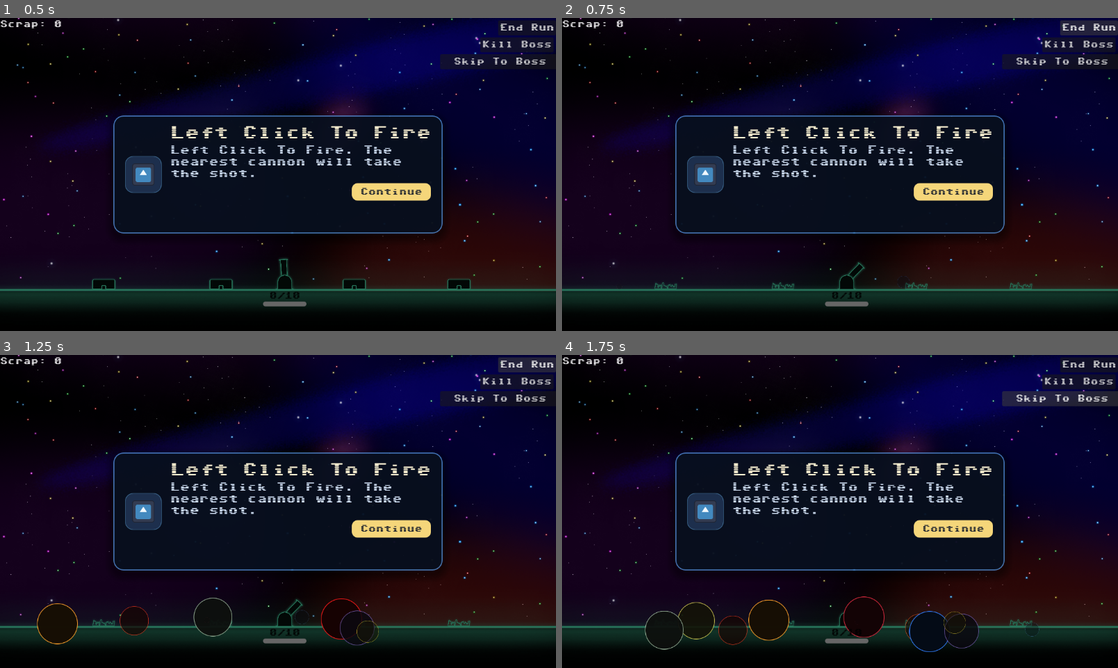
Above: before the commit, frames 1-4 (two rows, left to right).
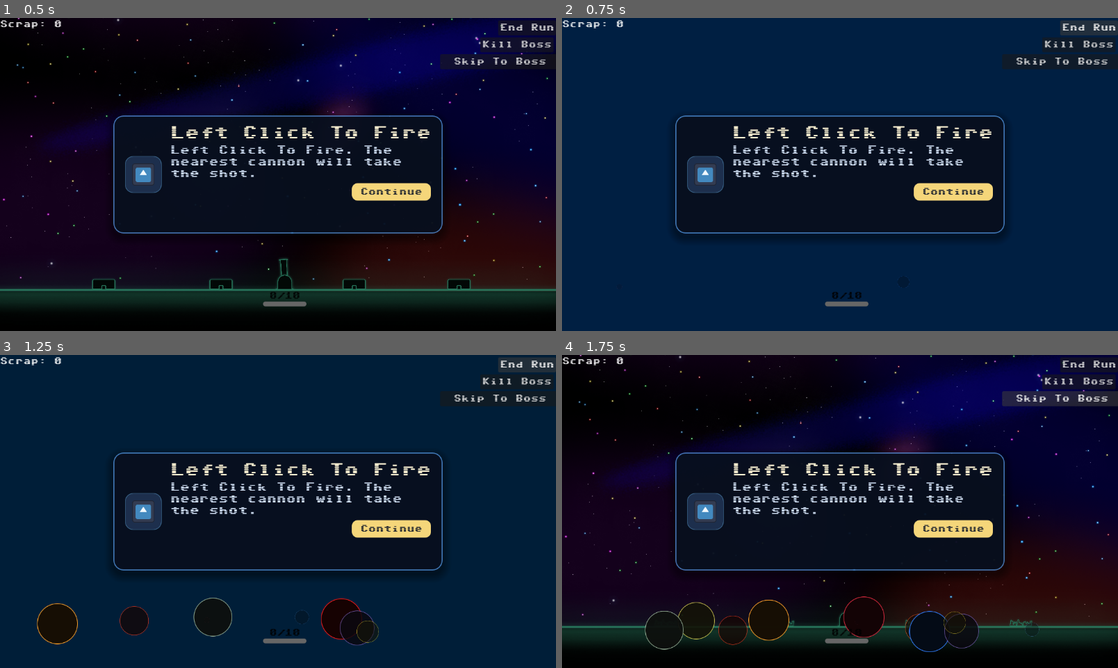
Above: after the commit, the same moments.

Repository: aceofknights/Missile-Game
Game: Godot game, scene res://Scene/Main.tscn
The game is run twice, just before and just after one commit, with the same random seed, the same clock (stepped at 60 frames per second) and the same inputs. This scene is started directly instead of the project's main scene. The engine's default icon, where the game draws it, is replaced by a stand-in: a white triangle on a blue panel in a dark square. Sound files missing from this copy of the repository are replaced by a short silence.
Inputs:
- Up to frame 1 (0.5 s): no input
- Up to frame 2 (0.75 s): click "End Run" at 0.5 s
- Up to frame 3 (1.25 s): no input
- Up to frame 4 (1.75 s): click "Skip To Boss" at 1.25 s

Frame 1 is identical in both runs. In frame 2, 74% of the frame differs, in the area x 0-100%, y 0-100%; in frame 3, 68%; in frame 4, nothing differs.

Commit message:
Use DeathParticles nodes for cannon and building death FX

Diff:
--- a/Scene/building.tscn
+++ b/Scene/building.tscn
@@ -1,12 +1,31 @@
-[gd_scene load_steps=6 format=3 uid="uid://vug46xq86s6a"]
+[gd_scene load_steps=8 format=3 uid="uid://vug46xq86s6a"]
 
 [ext_resource type="Script" path="res://Scripts/building.gd" id="1_158o7"]
 [ext_resource type="Texture2D" uid="uid://c1y6xverljf2d" path="res://assets/Player Base/building 10.png" id="2_7se5x"]
 [ext_resource type="Texture2D" uid="uid://csysf4fvu7y7a" path="res://assets/Player Base/Building Door.png" id="3_own4o"]
 [ext_resource type="Texture2D" uid="uid://dxx1rciyoc4ch" path="res://assets/Player Base/destroyed 4.png" id="4_4b5yx"]
+[ext_resource type="Texture2D" uid="uid://5senxme5ud0g" path="res://circle.png" id="5_hklt0"]
 
 [sub_resource type="RectangleShape2D" id="RectangleShape2D_ot00v"]
 size = Vector2(48, 21)
+
+[sub_resource type="ParticleProcessMaterial" id="ParticleProcessMaterial_5xla0"]
+emission_shape = 1
+emission_sphere_radius = 10.0
+direction = Vector3(1, 0, 0)
+spread = 130.0
+initial_velocity_min = 140.0
+initial_velocity_max = 340.0
+angular_velocity_min = -500.0
+angular_velocity_max = 500.0
+gravity = Vector3(0, 720, 0)
+damping_min = 20.0
+damping_max = 56.0
+scale_min = 1.5
+scale_max = 3.4
+hue_variation_min = -0.06
+hue_variation_max = 0.06
+color = Color(1, 0.8, 0.42, 1)
 
 [node name="Building" type="Area2D" groups=["building"]]
 collision_layer = 4
@@ -28,5 +47,16 @@
 scale = Vector2(0.189189, 0.225016)
 texture = ExtResource("4_4b5yx")
 
+[node name="DeathParticles" type="GPUParticles2D" parent="."]
+emitting = false
+amount = 22
+lifetime = 0.65
+one_shot = true
+explosiveness = 0.95
+local_coords = false
+fixed_fps = 60
+process_material = SubResource("ParticleProcessMaterial_5xla0")
+texture = ExtResource("5_hklt0")
+
 [node name="CollisionShape2D" type="CollisionShape2D" parent="."]
 shape = SubResource("RectangleShape2D_ot00v")
--- a/Scene/cannon.tscn
+++ b/Scene/cannon.tscn
@@ -1,10 +1,11 @@
-[gd_scene load_steps=8 format=3 uid="uid://vt8afrux1ojd"]
+[gd_scene load_steps=10 format=3 uid="uid://vt8afrux1ojd"]
 
 [ext_resource type="Script" path="res://Scripts/Cannon.gd" id="1_riktf"]
 [ext_resource type="PackedScene" uid="uid://d3kinnbojuaxp" path="res://Scene/projectile.tscn" id="2_w50be"]
 [ext_resource type="Texture2D" uid="uid://cbasc3fwp2y0p" path="res://assets/Cannon/Union.png" id="3_cluce"]
 [ext_resource type="Texture2D" uid="uid://clgmy5af1j6kx" path="res://assets/Cannon/Union-1.png" id="4_okrer"]
 [ext_resource type="Texture2D" uid="uid://b0nm856hc28wk" path="res://assets/Cannon/Destroyed cannon.png" id="5_1uwdr"]
+[ext_resource type="Texture2D" uid="uid://5senxme5ud0g" path="res://circle.png" id="6_0rmrn"]
 
 [sub_resource type="RectangleShape2D" id="RectangleShape2D_w28l3"]
 size = Vector2(60, 77)
@@ -16,6 +17,24 @@
 corner_radius_bottom_right = 5
 corner_radius_bottom_left = 5
 corner_detail = 20
+
+[sub_resource type="ParticleProcessMaterial" id="ParticleProcessMaterial_wdd2g"]
+emission_shape = 1
+emission_sphere_radius = 14.0
+direction = Vector3(1, 0, 0)
+spread = 120.0
+initial_velocity_min = 180.0
+initial_velocity_max = 460.0
+angular_velocity_min = -600.0
+angular_velocity_max = 600.0
+gravity = Vector3(0, 760, 0)
+damping_min = 30.0
+damping_max = 80.0
+scale_min = 2.0
+scale_max = 4.2
+hue_variation_min = -0.05
+hue_variation_max = 0.05
+color = Color(1, 0.85, 0.45, 1)
 
 [node name="Cannon" type="Area2D"]
 script = ExtResource("1_riktf")
@@ -38,6 +57,17 @@
 position = Vector2(9.68575e-08, 8.43)
 scale = Vector2(0.220588, 0.29907)
 texture = ExtResource("5_1uwdr")
+
+[node name="DeathParticles" type="GPUParticles2D" parent="."]
+emitting = false
+amount = 28
+lifetime = 0.7
+one_shot = true
+explosiveness = 0.9
+local_coords = false
+fixed_fps = 60
+process_material = SubResource("ParticleProcessMaterial_wdd2g")
+texture = ExtResource("6_0rmrn")
 
 [node name="CollisionShape2D" type="CollisionShape2D" parent="."]
 position = Vector2(0, -3.75)
--- a/Scripts/Cannon.gd
+++ b/Scripts/Cannon.gd
@@ -38,6 +38,7 @@
 @onready var cannon_gun: Sprite2D = get_node_or_null("CannonGun") as Sprite2D
 @onready var cannon_base: Sprite2D = get_node_or_null("CannonBase") as Sprite2D
 @onready var cannon_destroyed: Sprite2D = get_node_or_null("CannonDestroyed") as Sprite2D
+@onready var death_particles: GPUParticles2D = get_node_or_null("DeathParticles") as GPUParticles2D
 @onready var shield_sprite: Sprite2D = Sprite2D.new()
 @onready var shield_hits_label: Label = Label.new()
 @onready var muzzle_flash: Polygon2D = Polygon2D.new()
@@ -61,6 +62,7 @@
 	_setup_shield_hits_label()
 	_reset_passive_shield_for_wave()
 	_cache_visual_rest_state()
+	_configure_death_particles()
 	_refresh_visibility_state()
 	_update_overlay_positions()
 	_update_ui()
@@ -360,6 +362,7 @@
 	if cs:
 		cs.disabled = true
 	await _play_hit_reaction(hit_from)
+	_play_death_particles(hit_from)
 
 	GameManager.destroy_cannon(cannon_id)
 	_destruction_reaction_in_progress = false
@@ -533,6 +536,30 @@
 	get_tree().current_scene.add_child(marker)
 	marker.global_position = target_position
 	return marker
+
+
+func _configure_death_particles() -> void:
+	if death_particles == null:
+		return
+	death_particles.emitting = false
+	death_particles.one_shot = true
+
+
+func _play_death_particles(hit_from: Vector2) -> void:
+	if death_particles == null:
+		return
+
+	var scatter_direction := Vector2.UP
+	if hit_from != Vector2.ZERO:
+		scatter_direction = (global_position - hit_from).normalized()
+	if scatter_direction == Vector2.ZERO:
+		scatter_direction = Vector2.UP
+
+	death_particles.global_position = global_position + scatter_direction * 8.0
+	death_particles.global_rotation = scatter_direction.angle()
+	death_particles.modulate = _get_world_cannon_color().lerp(Color.WHITE, 0.35)
+	death_particles.restart()
+	death_particles.emitting = true
 
 
 func _get_world_cannon_color() -> Color:
--- a/Scripts/building.gd
+++ b/Scripts/building.gd
@@ -17,6 +17,7 @@
 
 @onready var sprite: Sprite2D = $Sprite2D
 @onready var destroyed_sprite: Sprite2D = get_node_or_null("Destroyed") as Sprite2D
+@onready var death_particles: GPUParticles2D = get_node_or_null("DeathParticles") as GPUParticles2D
 @onready var repair_label: Label = get_node_or_null("RepairLabel") as Label
 @onready var shield_sprite: Sprite2D = Sprite2D.new()
 @onready var shield_hits_label: Label = Label.new()
@@ -38,6 +39,7 @@
 	_setup_shield_hits_label()
 	_reset_passive_shield_for_wave()
 	_cache_visual_rest_state()
+	_configure_death_particles()
 	_update_visual_state()
 
 
@@ -179,6 +181,7 @@
 	monitoring = false
 	monitorable = false
 	await _play_hit_reaction(hit_from)
+	_play_death_particles(hit_from)
 
 	print("building destroyed")
 	destroyed = true
@@ -291,6 +294,30 @@
 	)
 
 
+func _configure_death_particles() -> void:
+	if death_particles == null:
+		return
+	death_particles.emitting = false
+	death_particles.one_shot = true
+
+
+func _play_death_particles(hit_from: Vector2) -> void:
+	if death_particles == null:
+		return
+
+	var scatter_direction := Vector2.UP
+	if hit_from != Vector2.ZERO:
+		scatter_direction = (global_position - hit_from).normalized()
+	if scatter_direction == Vector2.ZERO:
+		scatter_direction = Vector2.UP
+
+	death_particles.global_position = global_position + scatter_direction * 4.0
+	death_particles.global_rotation = scatter_direction.angle()
+	death_particles.modulate = _get_world_building_color().lerp(Color.WHITE, 0.45)
+	death_particles.restart()
+	death_particles.emitting = true
+
+
 func is_hovered(global_mouse_position: Vector2) -> bool:
 	if not destroyed:
 		return false
